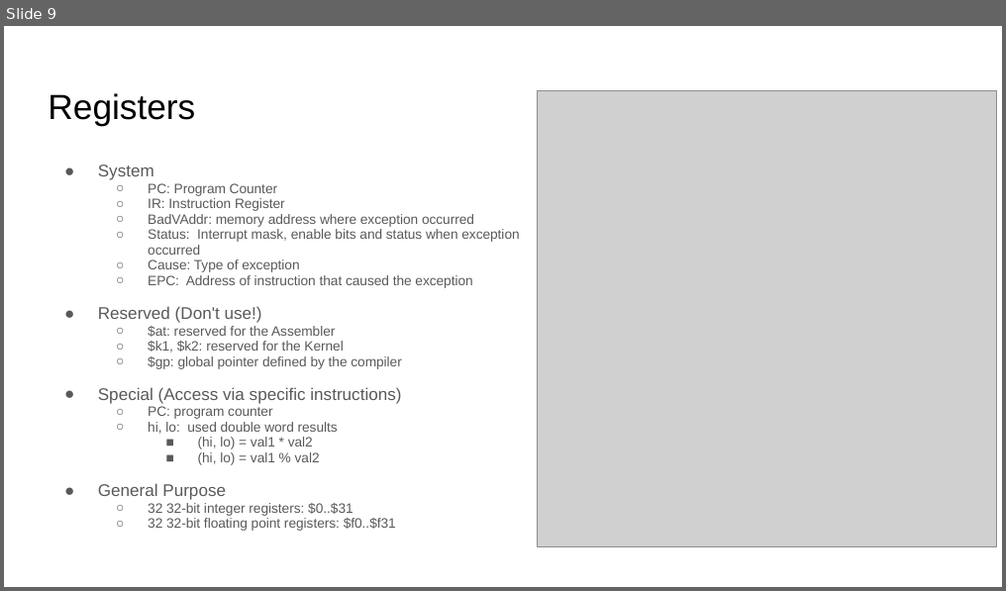
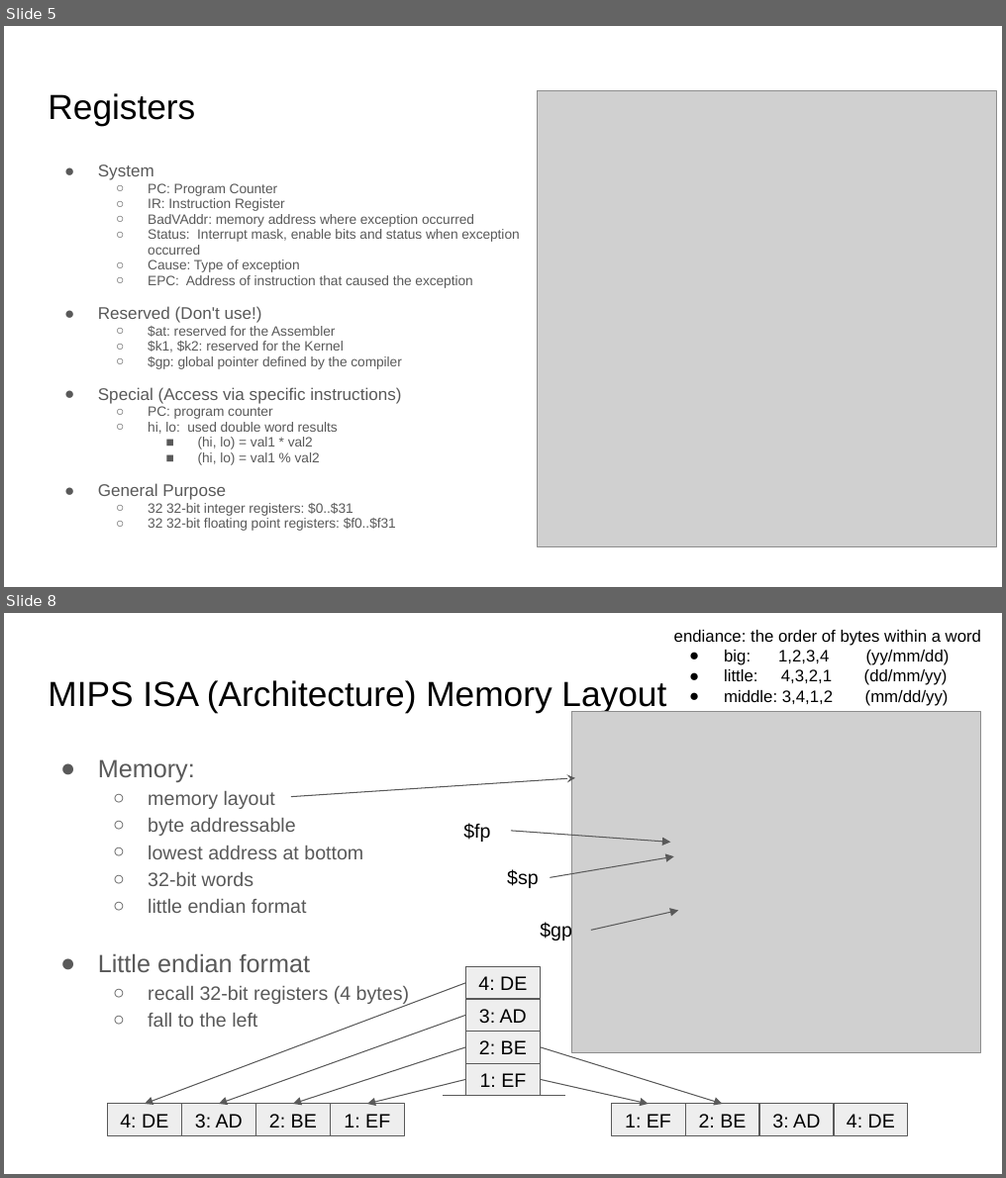
Before and after one commit to sgarcia0206/comp122-f23, a slide deck: assembly-programming/slide_presentations/.hidden/intro_to_mips.pptx. Shown one above the other, each under a label of ours: slide 9 before the commit, slides 5 and 8 after it; the slides between them are not shown. The pictures are 1006x591 and 1006x1178 pixels, drawn with LibreOffice and Linux fonts; fonts in the diff are those of the drawing; grey boxes stand for pictures. Boxes give left, top, right and bottom in pixels: in the first picture for what was removed or moved away, otherwise in the second. Text is boxed around its words. In the diff, an @@ line names an element or a change of style, - is before the commit and + after.

```diff
--- a/assembly-programming/slide_presentations/.hidden/intro_to_mips.pptx
+++ b/assembly-programming/slide_presentations/.hidden/intro_to_mips.pptx
@@ slide 8 added at bbox=[4, 613, 1002, 1174], background #FFFFFF @@
@@ text added at bbox=[674, 630, 981, 706], 12 pt, text #000000 @@
+endiance: the order of bytes within a word
+● big: 1,2,3,4 (yy/mm/dd)
+● little: 4,3,2,1 (dd/mm/yy)
+● middle: 3,4,1,2 (mm/dd/yy)
@@ title added at bbox=[48, 680, 666, 712], 25.2 pt, text #000000 @@
+MIPS ISA (Architecture) Memory Layout
@@ picture added at bbox=[572, 711, 981, 1054] @@
@@ text added at bbox=[98, 760, 409, 1027], 14 pt, text #595959 @@
+● Memory:
+  ○ memory layout
+  ○ byte addressable
+  ○ lowest address at bottom
+  ○ 32-bit words
+  ○ little endian format
+● Little endian format
+  ○ recall 32-bit registers (4 bytes)
+  ○ fall to the left
@@ arrow added from (291, 796) to (575, 778), #595959 0.75 pt @@
@@ text added at bbox=[463, 823, 490, 842], 14 pt, text #000000 @@
+$fp
@@ arrow added from (511, 831) to (670, 843), #595959 0.75 pt @@
@@ text added at bbox=[507, 869, 539, 888], 14 pt, text #000000 @@
+$sp
@@ arrow added from (549, 877) to (673, 857), #595959 0.75 pt @@
@@ text added at bbox=[540, 922, 572, 942], 14 pt, text #000000 @@
+$gp
@@ arrow added from (591, 931) to (678, 910), #595959 0.75 pt @@
@@ rectangle added at bbox=[466, 967, 540, 999], fill #EEEEEE, outline #595959 0.75 pt, 14 pt, text #000000 @@
+4: DE
@@ arrow added from (466, 983) to (145, 1104), #595959 0.75 pt @@
@@ arrow added from (466, 1015) to (219, 1104), #595959 0.75 pt @@
@@ rectangle added at bbox=[466, 999, 540, 1031], fill #EEEEEE, outline #595959 0.75 pt, 14 pt, text #000000 @@
+3: AD
@@ arrow added from (466, 1047) to (293, 1104), #595959 0.75 pt @@
@@ rectangle added at bbox=[466, 1031, 540, 1063], fill #EEEEEE, outline #595959 0.75 pt, 14 pt, text #000000 @@
+2: BE
@@ arrow added from (540, 1047) to (723, 1104), #595959 0.75 pt @@
@@ arrow added from (466, 1080) to (367, 1104), #595959 0.75 pt @@
@@ rectangle added at bbox=[466, 1064, 540, 1096], fill #EEEEEE, outline #595959 0.75 pt, 14 pt, text #000000 @@
+1: EF
@@ arrow added from (540, 1080) to (648, 1104), #595959 0.75 pt @@
@@ rectangle added at bbox=[108, 1104, 181, 1136], fill #EEEEEE, outline #595959 0.75 pt, 14 pt, text #000000 @@
+4: DE
@@ rectangle added at bbox=[181, 1104, 255, 1136], fill #EEEEEE, outline #595959 0.75 pt, 14 pt, text #000000 @@
+3: AD
@@ rectangle added at bbox=[255, 1104, 330, 1136], fill #EEEEEE, outline #595959 0.75 pt, 14 pt, text #000000 @@
+2: BE
@@ rectangle added at bbox=[331, 1104, 404, 1136], fill #EEEEEE, outline #595959 0.75 pt, 14 pt, text #000000 @@
+1: EF
@@ line added from (443, 1096) to (566, 1096), #595959 0.75 pt @@
@@ rectangle added at bbox=[611, 1104, 684, 1136], fill #EEEEEE, outline #595959 0.75 pt, 14 pt, text #000000 @@
+1: EF
@@ rectangle added at bbox=[685, 1104, 759, 1136], fill #EEEEEE, outline #595959 0.75 pt, 14 pt, text #000000 @@
+2: BE
@@ rectangle added at bbox=[759, 1104, 834, 1136], fill #EEEEEE, outline #595959 0.75 pt, 14 pt, text #000000 @@
+3: AD
@@ rectangle added at bbox=[834, 1104, 907, 1136], fill #EEEEEE, outline #595959 0.75 pt, 14 pt, text #000000 @@
+4: DE
@@ what was slide 9 is now slide 5 @@
```
Also in this commit, not shown: 2 slides changed, 8 other slides added, 6 slides removed, 1 other file.
